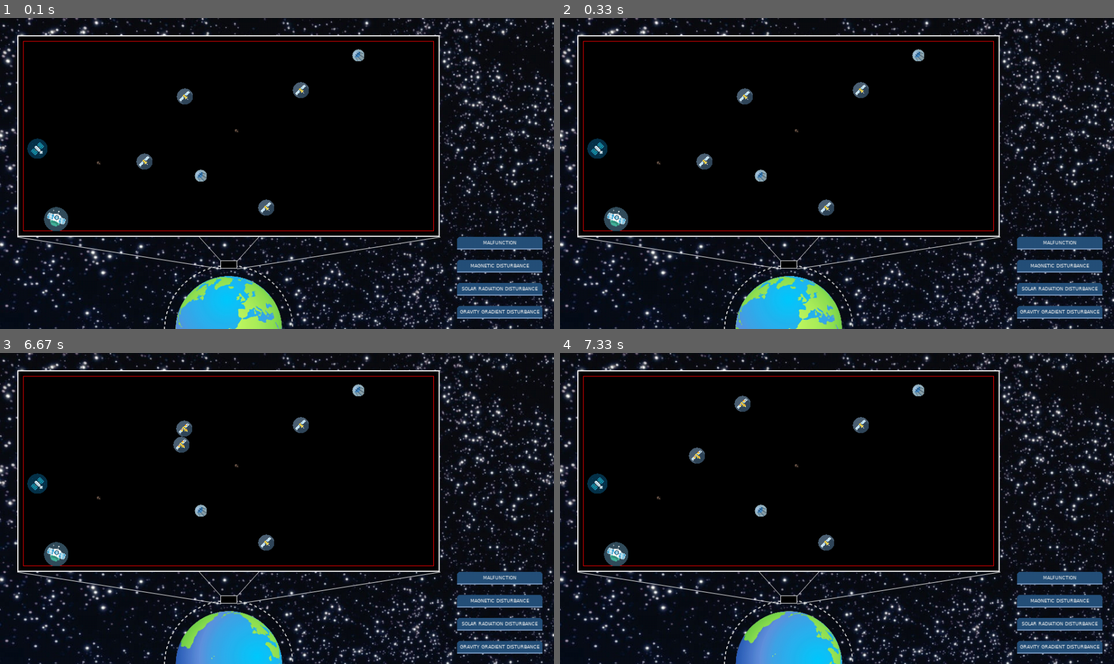
Above: before the commit, frames 1-4 (two rows, left to right).
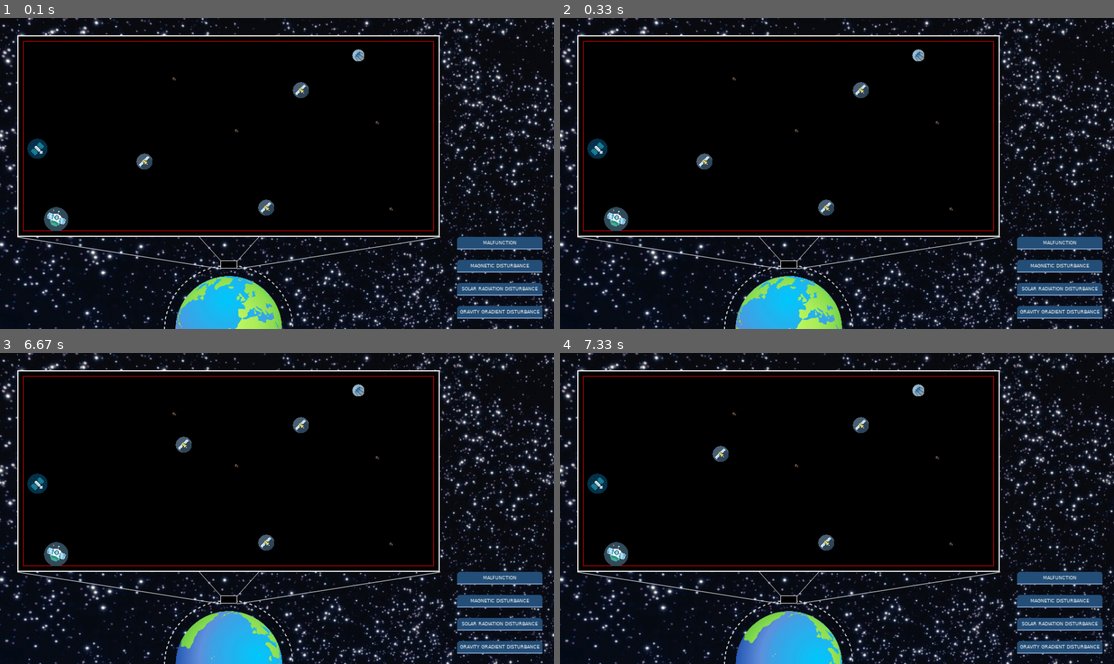
Above: after the commit, the same moments.

Repository: WesselOost/SatelliteSimulation2D
Game: pygame game, started from SatelliteSimulation/main.py
The game is run twice, just before and just after one commit, with the same random seed, the same clock (stepped at 60 frames per second) and the same inputs.
Inputs:
- Up to frame 1 (0.1 s): no input
- Up to frame 2 (0.33 s): no input
- Up to frame 3 (6.67 s): hold Right 0.33-0.8 s; hold Up 0.83-1.13 s; hold Right 1.17-1.63 s; hold Left 1.67-2.2 s; hold Down 2.23-2.53 s; hold Left 2.57-2.97 s; hold Up 3-3.37 s; hold Right 3.4-4.03 s; hold Down 4.07-4.43 s; hold Left 4.47-4.93 s; hold Right 4.97-5.43 s; hold Up 5.47-5.77 s; hold Right 5.8-6.27 s; hold Left from 6.3 s (still down)
- Up to frame 4 (7.33 s): release Left at 6.83 s; hold Down 6.87-7.17 s; hold Left from 7.2 s (still down)

The runs differ from the first frame. In frame 1, 0.2% of the frame differs, in the area x 17-71%, y 18-63%; in frame 2, 0.2%; in frame 3, 0.3%; in frame 4, 0.5%, in the area x 17-71%, y 13-63%.

Commit message:
refactor and observance radius fix

Diff:
--- a/SatelliteSimulation/model/math/math_basic.py
+++ b/SatelliteSimulation/model/math/math_basic.py
@@ -63,22 +63,26 @@
         t = distance / self.direction_vector_magnitude()
         return t, -t
 
+
     def direction_vector_magnitude(self) -> float:
         return np.linalg.norm(self.direction_vector)
 
+
     def calculate_t(self, point: tuple) -> float:
         if self.direction_vector[0] != 0:
-            t = (point[0] - self.support_vector[0])/self.direction_vector[0]
+            t = (point[0] - self.support_vector[0]) / self.direction_vector[0]
             return t
         if self.direction_vector[1] != 0:
-            t = (point[1] - self.support_vector[1])/self.direction_vector[1]
+            t = (point[1] - self.support_vector[1]) / self.direction_vector[1]
             return t
         else:
             return None
 
-    def distance_to_point(self, point:tuple)->float:
+
+    def distance_to_point(self, point: tuple) -> float:
         location_vector = np.array(point)
-        return np.linalg.norm(np.cross(location_vector - self.support_vector, self.direction_vector))/self.direction_vector_magnitude()
+        return np.linalg.norm(
+            np.cross(location_vector - self.support_vector, self.direction_vector)) / self.direction_vector_magnitude()
 
     # ----------------------------------------------------------------------- #
     #  SUBSECTION: Private Methods
@@ -111,35 +115,37 @@
             return (float('inf'), float('inf'))
         return (x / z, y / z)
 
+
     def check_identity(self, g1: StraightLineEquation, g2: StraightLineEquation) -> bool:
         # 1. test if the direction vectors are collinear, vector1 = factor * vector2?
-        parallelism:bool = self.__check_parallelism(g1, g2)
+        parallelism: bool = self.__check_parallelism(g1, g2)
         if parallelism:
             # 2. test if g1 support vector can be calculated by g2 (the same t variable for both dimensions)
             if g2.direction_vector[0] != 0:
-                t = (g1.support_vector[0] - g2.support_vector[0])/g2.direction_vector[0]
+                t = (g1.support_vector[0] - g2.support_vector[0]) / g2.direction_vector[0]
                 return t >= 0 and g2.calculate_new_point(t)[1] == g1.support_vector[1]
             if g2.direction_vector[1] != 0:
-                t = (g1.support_vector[1] - g2.support_vector[1])/g2.direction_vector[1]
+                t = (g1.support_vector[1] - g2.support_vector[1]) / g2.direction_vector[1]
                 return t >= 0 and g2.calculate_new_point(t)[0] == g1.support_vector[0]
         return False
+
 
     def calculate_moment_of_crash(self, g1: StraightLineEquation, g2: StraightLineEquation) -> tuple:
         distance = np.linalg(g1.support_vector - g2.support_vector)
         velocity1 = g1.direction_vector_magnitude()
         velocity2 = g2.direction_vector_magnitude()
-        t = (velocity1 + velocity2)/distance
+        t = (velocity1 + velocity2) / distance
         return t
 
-    def __check_parallelism(self, g1: StraightLineEquation, g2: StraightLineEquation)->bool:
+
+    def __check_parallelism(self, g1: StraightLineEquation, g2: StraightLineEquation) -> bool:
         if g2.direction_vector[0] != 0:
-            factor = g1.direction_vector[0]/g2.direction_vector[0]
-            return factor >=0 and g1.direction_vector[1] * factor == g2.direction_vector[1]
+            factor = g1.direction_vector[0] / g2.direction_vector[0]
+            return factor >= 0 and g1.direction_vector[1] * factor == g2.direction_vector[1]
         if g2.direction_vector[1] != 0:
-            factor = g1.direction_vector[1]/g2.direction_vector[1]
-            return factor >=0 and g1.direction_vector[0] * factor == g2.direction_vector[0]
+            factor = g1.direction_vector[1] / g2.direction_vector[1]
+            return factor >= 0 and g1.direction_vector[0] * factor == g2.direction_vector[0]
         print("DEBUG: __check_parallelism() was not successful -.-")
-
 
         # =========================================================================== #
         #  SECTION: Function definitions
@@ -149,5 +155,6 @@
         #  SECTION: Main Body
         # =========================================================================== #
 
+
 if __name__ == '__main__':
     pass
--- a/SatelliteSimulation/model/model.py
+++ b/SatelliteSimulation/model/model.py
@@ -120,7 +120,7 @@
     def avoid_possible_future_collisions(self):
         for satellite in self.__satellites:
             if not satellite.is_crashed():
-                possible_collisions: dict = satellite.detect_possible_collisions(satellite.previously_observed_satellites())
+                possible_collisions: dict = satellite.detect_possible_collisions()
                 if possible_collisions:
                     print(possible_collisions)
                 satellite.avoid_possible_collisions(possible_collisions)
@@ -147,8 +147,8 @@
         border: SatelliteBorder = self.__border
         default_size: float = border.height() // 10
         satellite_type: int = random.randint(1, SATELLITE_TYPE_AMOUNT)
-        x = random.randrange(border.left(), border.right(), 1)
-        y = random.randrange(border.top(), border.bottom(), 1)
+        x = random.randrange(int(border.left()), int(border.right()), 1)
+        y = random.randrange(int(border.top()), int(border.bottom()), 1)
         position: Vector = Vector(x, y)
 
         if satellite_type == 1:
@@ -168,7 +168,7 @@
         for satellite in self.__satellites:
             if satellite is not observing_satellite:
                 distance = calculate_distance(satellite.center(), observing_satellite.center())
-                if distance <= observing_satellite.observance_radius():
+                if distance <= satellite.observance_radius():
                     observed_satellites[satellite] = satellite.center().get_as_tuple()
                 else:
                     # remove unobserved satellite from dict
@@ -182,8 +182,8 @@
 
         for satellite in satellites:
             distance: float = calculate_distance(new_satellite.center(), satellite.center())
-            minimal_distance = satellite.radius() + satellite.observance_radius() + \
-                               new_satellite.radius() + new_satellite.observance_radius()
+            minimal_distance = max(satellite.radius() + satellite.observance_radius(),
+                                   new_satellite.radius() + new_satellite.observance_radius())
             if distance < minimal_distance:
                 return False
         return True
--- a/SatelliteSimulation/model/satellite/satellite.py
+++ b/SatelliteSimulation/model/satellite/satellite.py
@@ -17,6 +17,7 @@
 from SatelliteSimulation.model.math.vector import *
 from SatelliteSimulation.model.satellite.satellite_velocity_handler import SatelliteVelocity
 
+
 # =========================================================================== #
 #  SECTION: Global definitions
 # =========================================================================== #
@@ -28,7 +29,6 @@
 # =========================================================================== #
 #  SECTION: Satellite in general
 # =========================================================================== #
-
 
 
 class Satellite:
@@ -41,7 +41,7 @@
         # TODO define max nav value with mass
         self.velocity: SatelliteVelocity = SatelliteVelocity(max_navigation_velocity_magnitude=2)
         self.__is_crashed: bool = False
-        self.__observance_radius: int = 30
+        self.__observance_radius: int = 100
         self.__disturbance_duration = 0
         self.__mass = mass
         self.__size = size
@@ -101,6 +101,9 @@
     # ----------------------------------------------------------------------- #
     #  SUBSECTION: Public Methods
     # ----------------------------------------------------------------------- #
+    def __str__(self):
+        return f'{type(self)} center={self.center()}, velocity={self.velocity.value()}, radius={self.radius()}'
+
 
     def update_scale(self, scale_factor: float):
         self.__observance_radius *= scale_factor
@@ -163,16 +166,16 @@
             self.velocity.set_navigation_velocity(Vector(nav_x, 1))
 
 
-    def detect_possible_collisions(self, previous_observed_satellites) -> dict:
-        #TODO consider acceleration
+    def detect_possible_collisions(self) -> dict:
+        # TODO consider acceleration
         possible_collisions: dict = dict()
         satellite_trajectories = [self.__get_satellite_trajectory()]
         if self.velocity.value().magnitude() != 0:
             satellite_trajectories.extend(self.__get_parallel_trajectory(self.radius(), satellite_trajectories[0]))
         for observed_satellite in self.__observed_satellites:
-            if observed_satellite in previous_observed_satellites:
-                previous_position: tuple = previous_observed_satellites[observed_satellite]
-                current_position: tuple = self.observed_satellites()[observed_satellite]
+            if observed_satellite in self.__previously_observed_satellites:
+                previous_position: tuple = self.__previously_observed_satellites[observed_satellite]
+                current_position: tuple = self.__observed_satellites[observed_satellite]
                 observed_trajectory = StraightLineEquation(previous_position, current_position)
                 possible_collisions[observed_satellite] = self.__analyse_given_object_system(
                     satellite_trajectories,
@@ -196,32 +199,33 @@
         return StraightLineEquation(point1.get_as_tuple(), point2)
 
 
-    def __get_parallel_trajectory(self, shift:float, trajectory:StraightLineEquation) -> tuple:
+    def __get_parallel_trajectory(self, shift: float, trajectory: StraightLineEquation) -> tuple:
         velocity: Vector = Vector(trajectory.direction_vector[0], trajectory.direction_vector[1])
 
-        #left turned
+        # left turned
         left_tangent = velocity.tangent()
-        left_turned_normalized_unit_vector :Vector= divide(left_tangent, left_tangent.magnitude())
-        left_turned_normalized_vector:Vector = multiply(left_turned_normalized_unit_vector,shift)
-        point2_left: tuple =    (velocity.x() + left_turned_normalized_vector.x(),
-                                velocity.y() + left_turned_normalized_vector.y())
+        left_turned_normalized_unit_vector: Vector = divide(left_tangent, left_tangent.magnitude())
+        left_turned_normalized_vector: Vector = multiply(left_turned_normalized_unit_vector, shift)
+        point2_left: tuple = (velocity.x() + left_turned_normalized_vector.x(),
+                              velocity.y() + left_turned_normalized_vector.y())
         left_trajectory = StraightLineEquation(left_turned_normalized_vector.get_as_tuple(), point2_left)
 
-        #right turned
-        right_tangent = multiply(left_tangent , -1)
+        # right turned
+        right_tangent = multiply(left_tangent, -1)
         right_turned_normalized_unit_vector: Vector = divide(right_tangent, right_tangent.magnitude())
-        right_turned_normalized_vector :Vector= multiply(right_turned_normalized_unit_vector,shift)
-        point2_right: tuple =   (velocity.x() + right_turned_normalized_vector.x(),
-                                velocity.y() + right_turned_normalized_vector.y())
+        right_turned_normalized_vector: Vector = multiply(right_turned_normalized_unit_vector, shift)
+        point2_right: tuple = (velocity.x() + right_turned_normalized_vector.x(),
+                               velocity.y() + right_turned_normalized_vector.y())
         right_trajectory = StraightLineEquation(
             right_turned_normalized_vector.get_as_tuple(), point2_right)
 
         return left_trajectory, right_trajectory
 
+
     def __analyse_given_object_system(self,
-                                        satellite_trajectories:list,
-                                        observed_trajectory: StraightLineEquation,
-                                        observed_object) -> tuple:
+                                      satellite_trajectories: list,
+                                      observed_trajectory: StraightLineEquation,
+                                      observed_object) -> tuple:
         """
         The given systems of two "moving" objects can be split up into 4 categories:
         1. both objects are moving
@@ -252,11 +256,15 @@
         observed_trajectories.extend(self.__get_parallel_trajectory(
             observed_object.radius(), observed_trajectory))
         if satellite_velocity == 0 and observed_velocity != 0:
-            return self.__check_collision_with_non_moving_object(observed_trajectories, observed_object, resting_satellite=True)
+            return self.__check_collision_with_non_moving_object(observed_trajectories, observed_object,
+                                                                 resting_satellite=True)
         if satellite_velocity != 0 and observed_velocity != 0:
-            return self.__check_collision_with_moving_object(satellite_trajectories, observed_trajectories, observed_object)
-
-    def __check_collision_with_non_moving_object(self, trajectories:list, other_object, resting_satellite=False)->tuple:
+            return self.__check_collision_with_moving_object(satellite_trajectories, observed_trajectories,
+                                                             observed_object)
+
+
+    def __check_collision_with_non_moving_object(self, trajectories: list, other_object,
+                                                 resting_satellite=False) -> tuple:
         minimal_distance = self.radius() + other_object.radius()
         for trajectory in trajectories:
             if resting_satellite:
@@ -264,53 +272,55 @@
             else:
                 dist = trajectory.distance_to_point(other_object.center().get_as_tuple())
             if dist <= minimal_distance:
-                #TODO has to be improved center is not first point of collision
+                # TODO has to be improved center is not first point of collision
                 return other_object.center().get_as_tuple()
         return None
 
 
-    def __check_collision_with_moving_object(self, satellite_trajectories:list, observed_trajectories:list, observed_object):
+    def __check_collision_with_moving_object(self, satellite_trajectories: list, observed_trajectories: list,
+                                             observed_object):
         lgs = LinearSystemOfEquations()
-        riskiest_collision:tuple = None
-        nearest_hit = 1000 #a big number (far in the future)
+        riskiest_collision: tuple = None
+        nearest_hit = 1000  # a big number (far in the future)
         for observed_trajectory in observed_trajectories:
             for satellite_trajectory in satellite_trajectories:
-                identical_trajectories:bool = lgs.check_identity(satellite_trajectory, observed_trajectory)
+                identical_trajectories: bool = lgs.check_identity(satellite_trajectory, observed_trajectory)
                 if identical_trajectories:
                     t = lgs.calculate_moment_of_crash(satellite_trajectory, observed_trajectory)
                     intersection = satellite_trajectory.calculate_new_point(t)
                     is_risky = True
                 else:
-                    intersection: tuple = lgs.get_intersection(
-                        observed_trajectory, satellite_trajectory)
+                    intersection: tuple = lgs.get_intersection(observed_trajectory, satellite_trajectory)
                     is_risky, t = self.__is_intersection_risky_and_when(intersection,
                                                                         satellite_trajectory,
                                                                         observed_trajectory,
                                                                         observed_object)
-                if is_risky and t<nearest_hit:
+                if is_risky and t < nearest_hit:
                     nearest_hit = t
                     riskiest_collision = intersection
         return riskiest_collision
 
+
     def __is_intersection_risky_and_when(self,
-                                intersection: tuple,
-                                satellite_trajectory: StraightLineEquation,
-                                observed_trajectory: StraightLineEquation,
-                                observed_object)->tuple:
+                                         intersection: tuple,
+                                         satellite_trajectory: StraightLineEquation,
+                                         observed_trajectory: StraightLineEquation,
+                                         observed_object) -> tuple:
         if intersection == (float('inf'), float('inf')):
-            #TODO figure out what happend here
+            # TODO figure out what happend here
             return False, None
         observed_t: float = observed_trajectory.calculate_t(intersection)
         satellite_t: float = satellite_trajectory.calculate_t(intersection)
         satellite_at_observed_t: tuple = satellite_trajectory.calculate_new_point(observed_t)
         observed_satellite_at_satellite_t: tuple = observed_trajectory.calculate_new_point(satellite_t)
         distance = calculate_distance(tuple_to_vector(satellite_at_observed_t),
-                                    tuple_to_vector(observed_satellite_at_satellite_t))
+                                      tuple_to_vector(observed_satellite_at_satellite_t))
         t = min(satellite_t, observed_t)
-        if distance <= (self.radius() + observed_object.radius()) and t >=0:
+        if distance <= (self.radius() + observed_object.radius()) and t >= 0:
             return True, t
         return False, t
 
+
     def __avoid_collision_by_random_position(self):
         # todo create own class for avoiding methods
         pass
